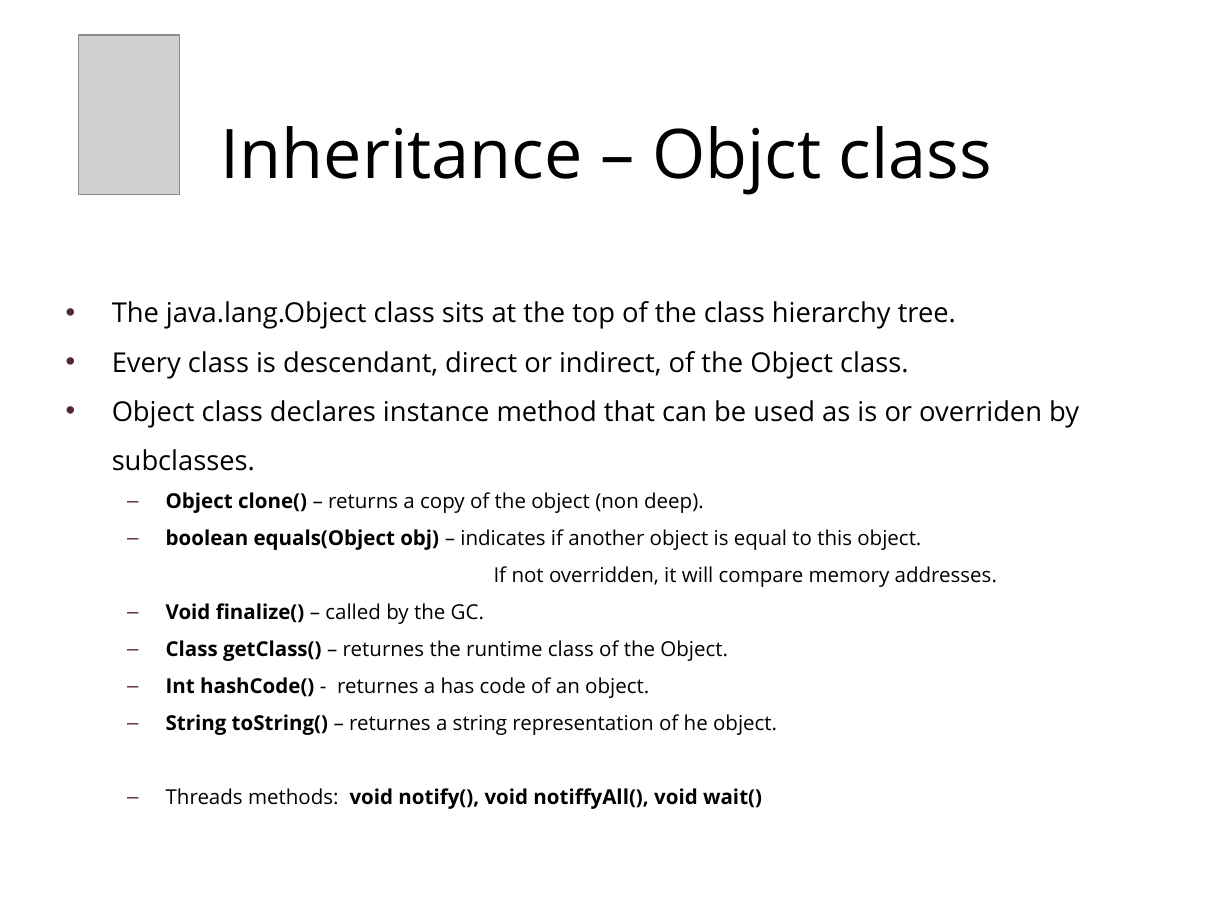
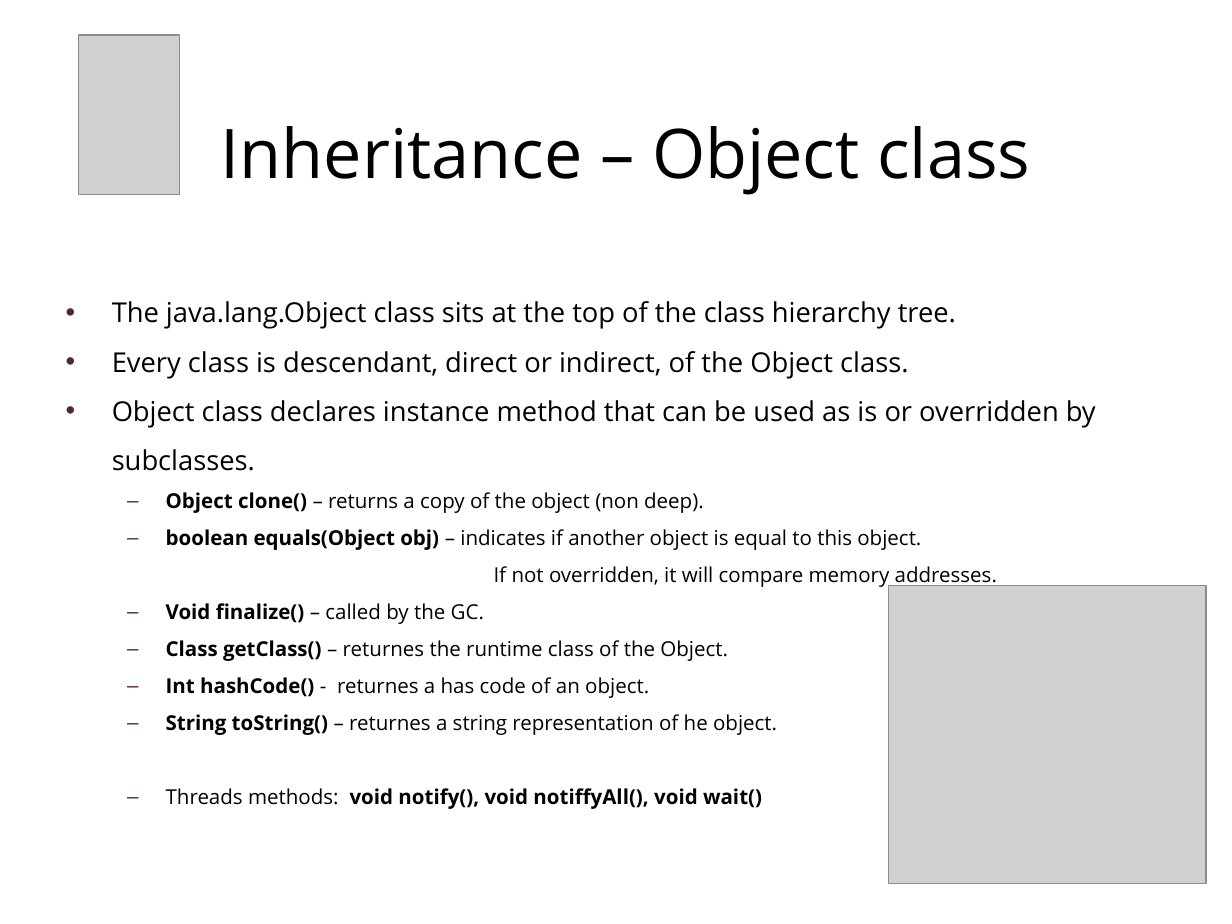
Before and after one commit to chaimt/Tikal-Java-RoadMap, a slide deck: slide 14 of Presentations/1b - Inheritance.pptx (slide 13 before the commit). Drawn at 1232x924 pixels with LibreOffice and Linux fonts; fonts in the diff are those of the drawing; grey boxes stand for pictures; background and template pictures are left out. Boxes give left, top, right and bottom in pixels: in the first picture for what was removed or moved away, otherwise in the second. Text is boxed around its words. In the diff, an @@ line names an element or a change of style, - is before the commit and + after.

```diff
--- a/Presentations/1b - Inheritance.pptx
+++ b/Presentations/1b - Inheritance.pptx
@@ title at (x1=221, y1=126, x2=1030, y2=195): text changed @@
-Inheritance – Objct class
+Inheritance – Object class
@@ text at (x1=112, y1=400, x2=1096, y2=471): text changed @@
-• Object class declares instance method that can be used as is or overriden by subclasses.
+• Object class declares instance method that can be used as is or overridden by subclasses.
@@ picture added at (x1=888, y1=585, x2=1206, y2=883) @@
```
Also in this commit, not shown: 4 other slides changed, 1 slide added, 2 slides removed, 1 other file.
